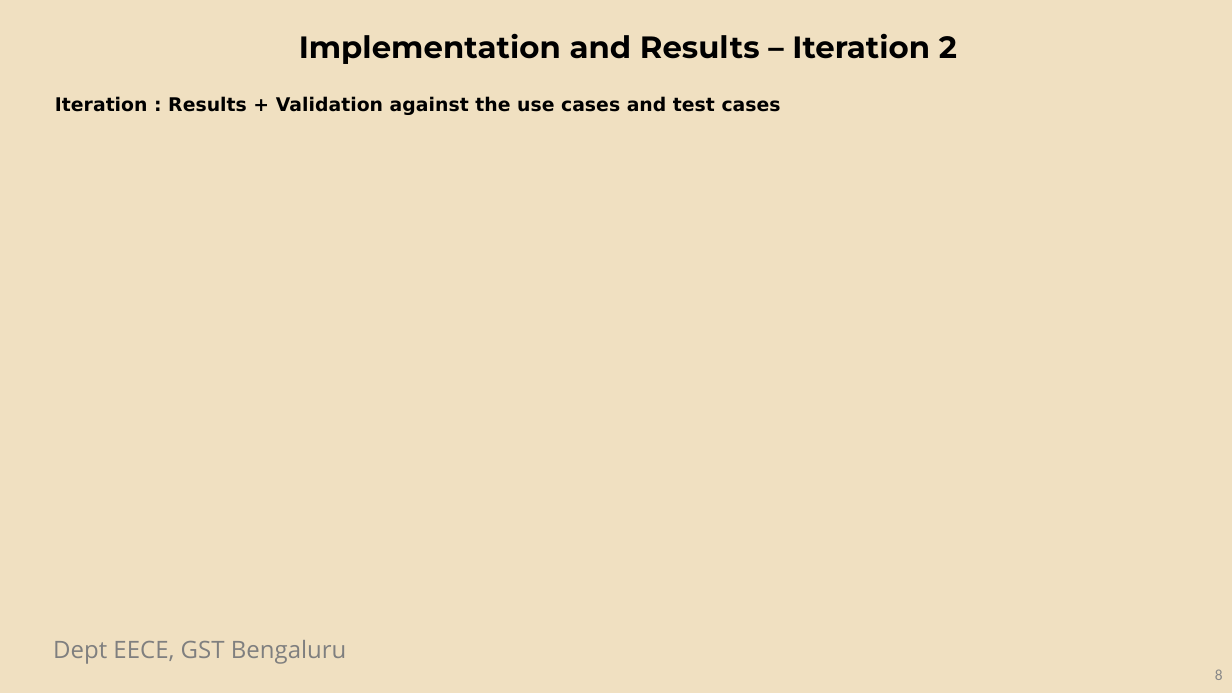
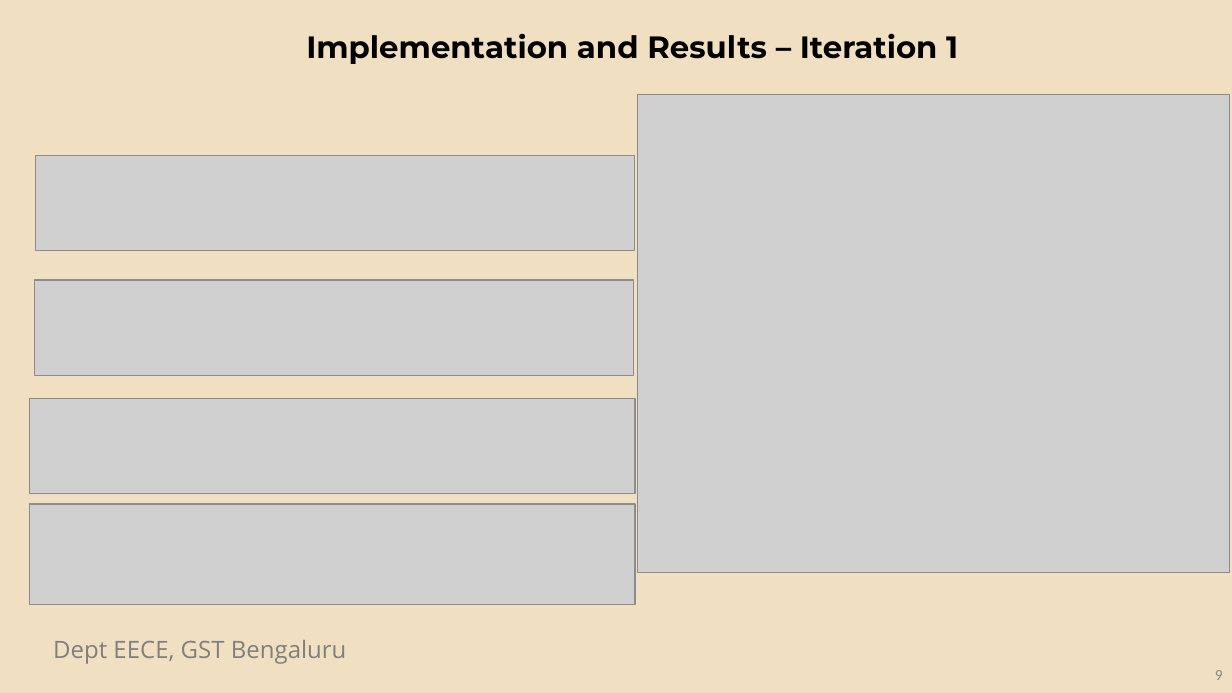
Before and after one commit to Opera5/Capstone, a slide deck: slide 9 of Preview_1.pptx (slide 8 before the commit). Drawn at 1232x693 pixels with LibreOffice and Linux fonts; fonts in the diff are those of the drawing; grey boxes stand for pictures; background and template pictures are left out. Boxes give left, top, right and bottom in pixels: in the first picture for what was removed or moved away, otherwise in the second. Text is boxed around its words. In the diff, an @@ line names an element or a change of style, - is before the commit and + after.

```diff
--- a/Preview_1.pptx
+++ b/Preview_1.pptx
@@ text at [306,33,958,64]: text changed @@
-Implementation and Results – Iteration 2
+Implementation and Results – Iteration 1
@@ text removed at [55,96,781,115] @@
-Iteration : Results + Validation against the use cases and test cases
@@ picture added at [638,95,1230,573] @@
@@ picture added at [36,155,634,250] @@
@@ picture added at [34,280,633,375] @@
@@ picture added at [30,398,636,493] @@
@@ picture added at [30,504,636,605] @@
@@ page number at [1215,670,1223,680]: text changed @@
-8
+9
```
Also in this commit, not shown: 5 other slides changed, 4 slides added, 2 slides removed, 2 other files.
